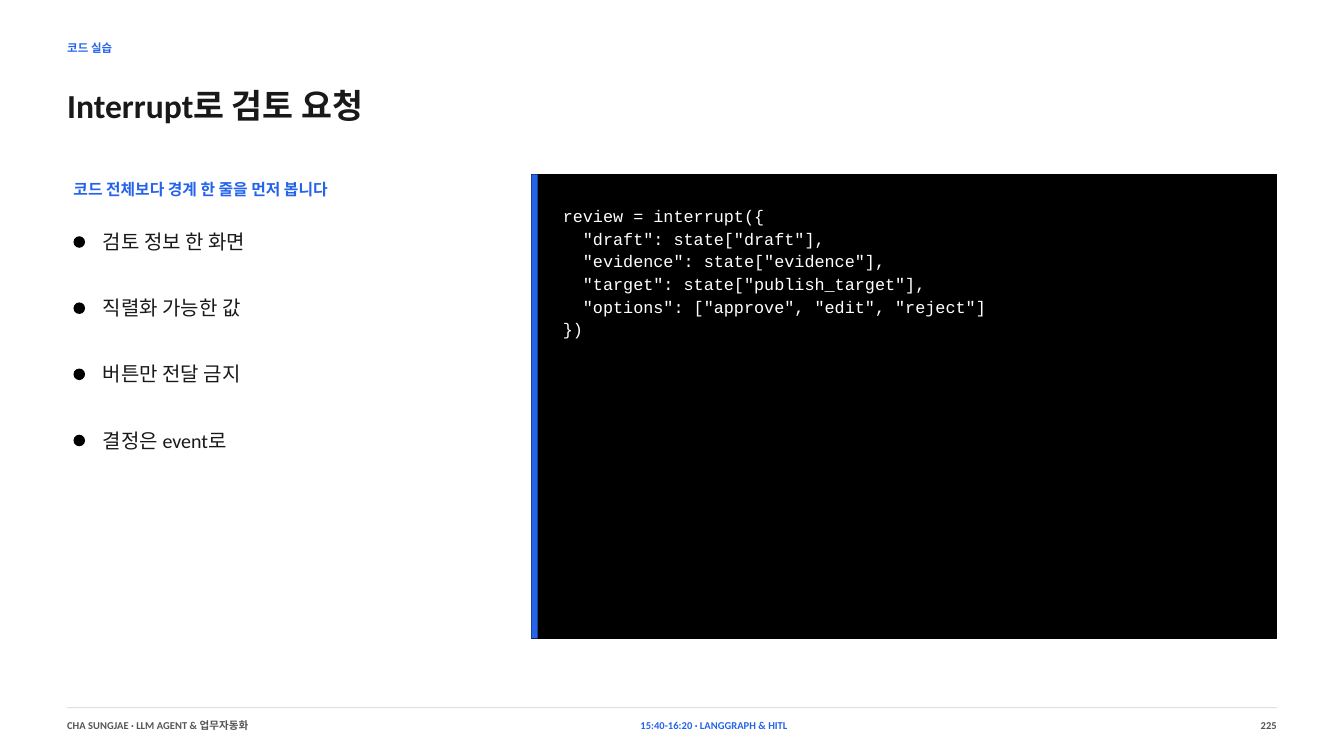
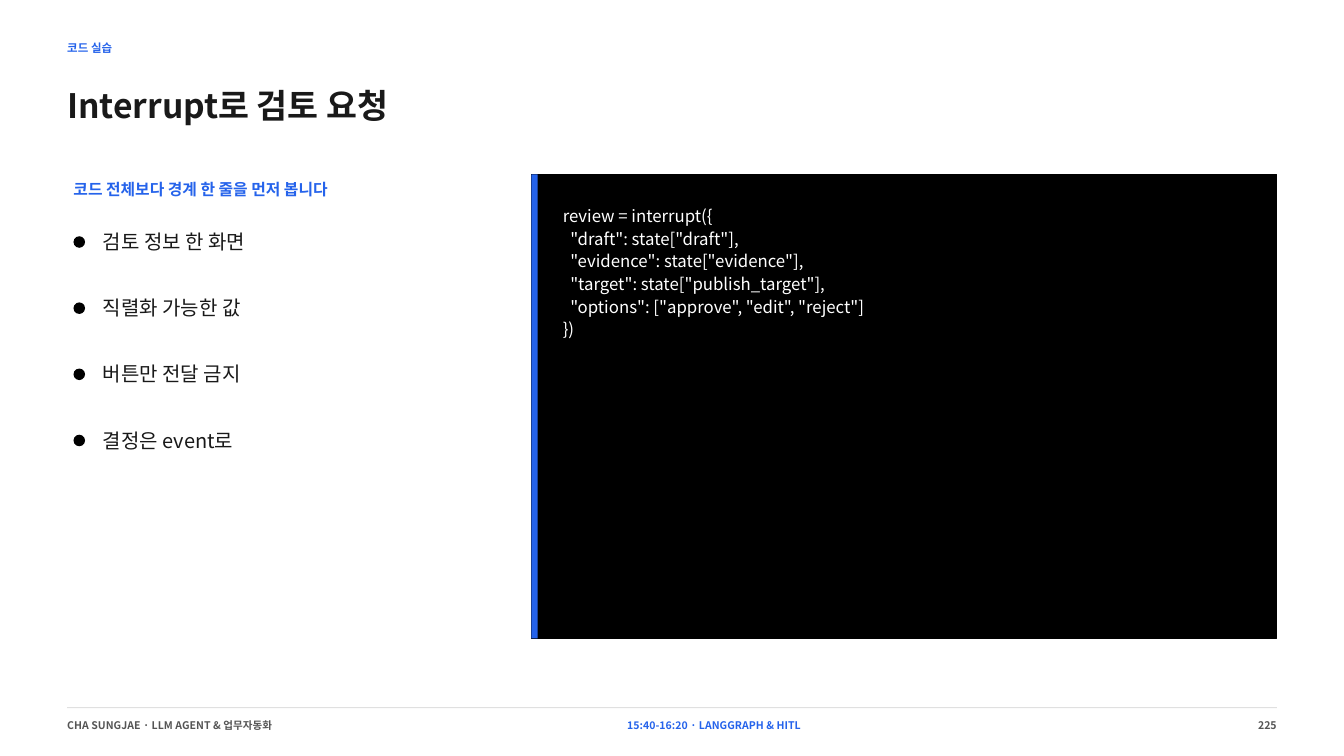
Before and after one commit to smilesjcha/llm-agent-and-workflow-automation, a slide deck: slide 225 of slides/IPA_LLM_Agent_업무자동화_Day1_2026-08-23_MUSINSA_PARTS_270p.pptx. Drawn at 1344x756 pixels with LibreOffice and Linux fonts; fonts in the diff are those of the drawing. Boxes give left, top, right and bottom in pixels: in the first picture for what was removed or moved away, otherwise in the second. Text is boxed around its words. In the diff, an @@ line names an element or a change of style, - is before the commit and + after.

```diff
--- a/slides/IPA_LLM_Agent_업무자동화_Day1_2026-08-23_MUSINSA_PARTS_270p.pptx
+++ b/slides/IPA_LLM_Agent_업무자동화_Day1_2026-08-23_MUSINSA_PARTS_270p.pptx
@@ text "review = interrupt({" at (x1=563, y1=208, x2=864, y2=317): font Courier New to Noto Sans CJK KR @@
@@ font Calibri to Noto Sans CJK KR in 5 elements at (x1=67, y1=89, x2=388, y2=126), (x1=67, y1=720, x2=272, y2=730), (x1=627, y1=721, x2=801, y2=729), (x1=1258, y1=721, x2=1277, y2=729), (x1=103, y1=431, x2=234, y2=450) @@
```
Also in this commit, not shown: 269 other slides changed, 7 other files.
